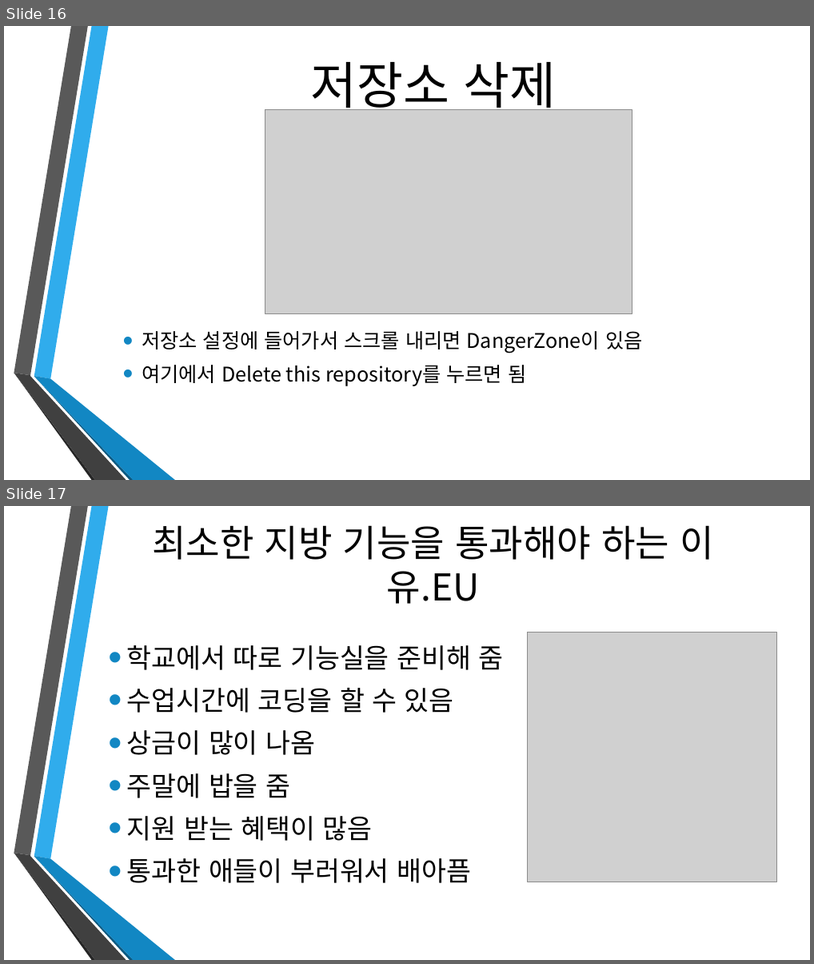
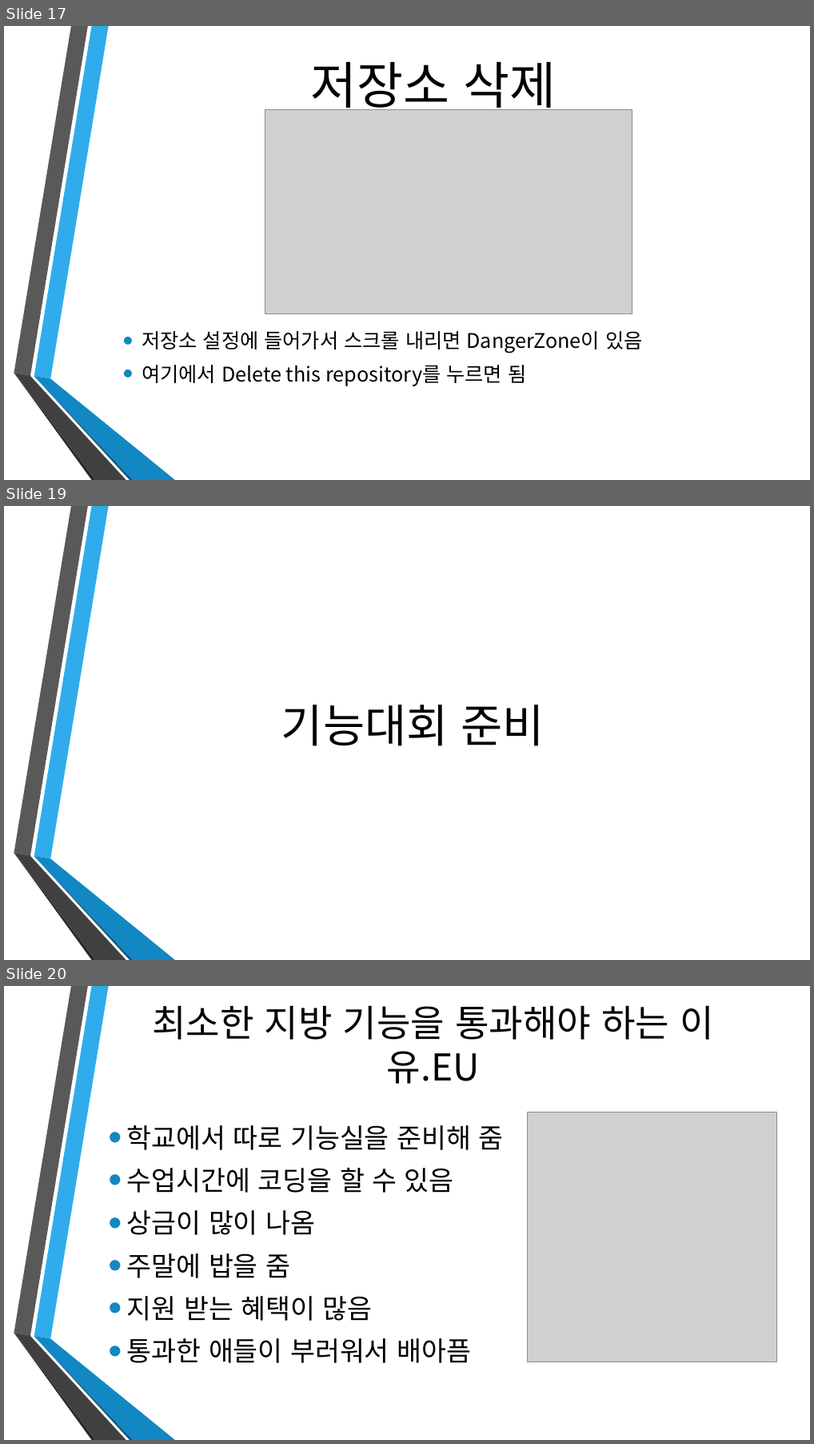
Before and after one commit to dat0613/AnioneHighSchoolPPT, a slide deck: 애니원 고등학교 강의 자료1.pptx. Shown one above the other, each under a label of ours: slides 16 and 17 before the commit, slides 17, 19 and 20 after it; the slides between them are not shown. The pictures are 814x964 and 814x1444 pixels, drawn with LibreOffice and Linux fonts; fonts in the diff are those of the drawing; grey boxes stand for pictures; background and template pictures are left out. Boxes give left, top, right and bottom in pixels: in the first picture for what was removed or moved away, otherwise in the second. Text is boxed around its words. In the diff, an @@ line names an element or a change of style, - is before the commit and + after.

```diff
--- a/애니원 고등학교 강의 자료1.pptx
+++ b/애니원 고등학교 강의 자료1.pptx
@@ slide 19 added at (x1=4, y1=506, x2=810, y2=960), background picture (left out); not listed: 6 template elements that a slide beside it also shows @@
@@ title added at (x1=282, y1=704, x2=545, y2=746), 54 pt, text #000000 @@
+기능대회 준비
@@ what was slide 16 is now slide 17 @@
@@ what was slide 17 is now slide 20 @@
```
Also in this commit, not shown: 3 slides changed, 3 other slides added, 5 slides removed, 1 other file.
